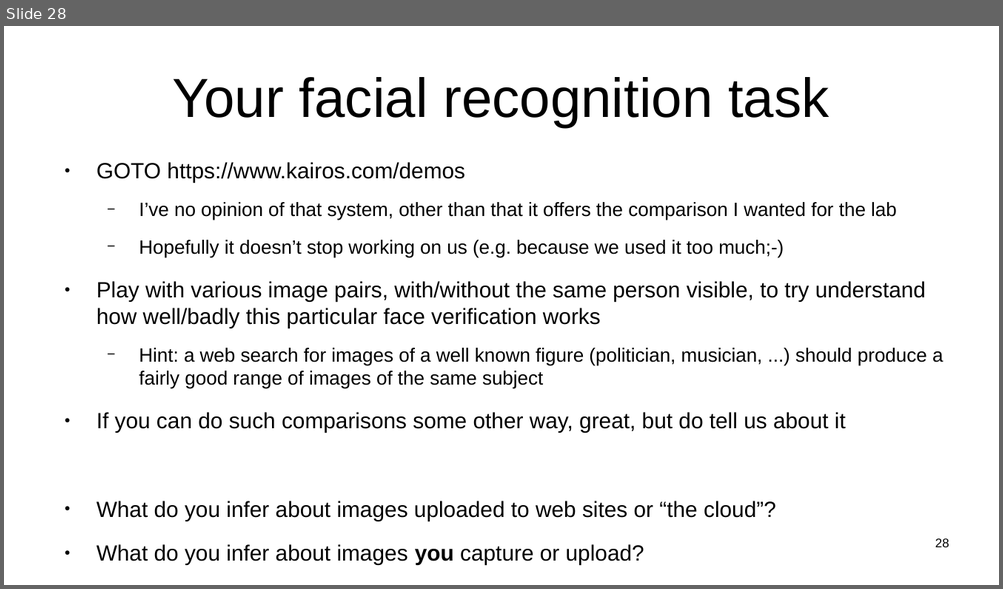
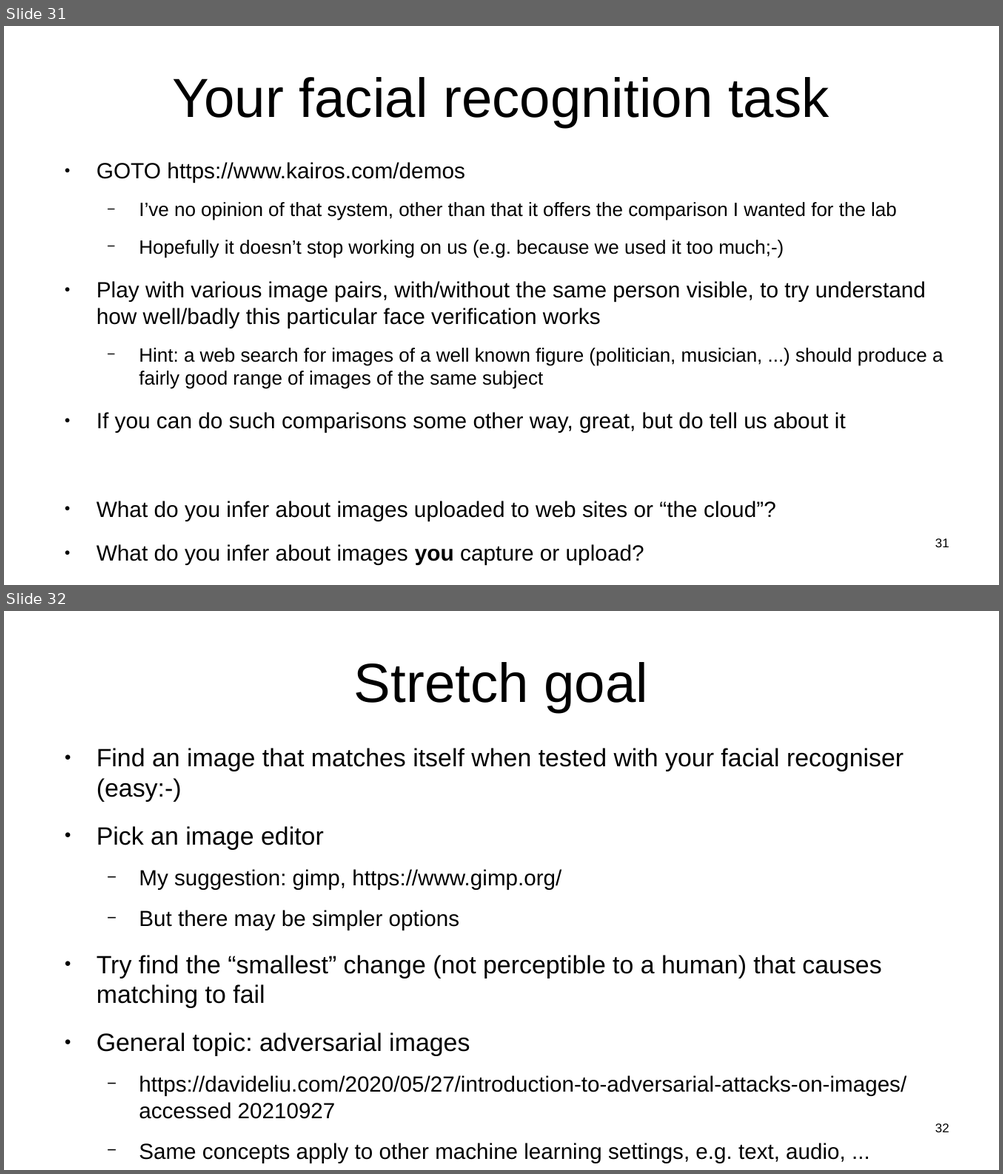
Before and after one commit to sftcd/witidtm, a slide deck: lectures/2021-2022/labs.odp. Shown one above the other, each under a label of ours: slide 28 before the commit, slides 31 and 32 after it. The pictures are 1003x589 and 1003x1174 pixels, drawn with LibreOffice and Linux fonts; fonts in the diff are those of the drawing. Boxes give left, top, right and bottom in pixels: in the first picture for what was removed or moved away, otherwise in the second. Text is boxed around its words. In the diff, an @@ line names an element or a change of style, - is before the commit and + after.

Commit message:
added stretch goal

```diff
--- a/lectures/2021-2022/labs.odp
+++ b/lectures/2021-2022/labs.odp
@@ slide 32 added at (4, 611, 999, 1170), background #FFFFFF @@
@@ title added at (354, 662, 648, 712), 44 pt, text #000000 @@
+Stretch goal
@@ text added at (96, 748, 906, 1163), 17.5 pt, text #000000 @@
+● Find an image that matches itself when tested with your facial recogniser (easy:-)
+● Pick an image editor
+  − My suggestion: gimp, https://www.gimp.org/
+  − But there may be simpler options
+● Try find the “smallest” change (not perceptible to a human) that causes matching to fail
+● General topic: adversarial images
+  − https://davideliu.com/2020/05/27/introduction-to-adversarial-attacks-on-images/ accessed 20210927
+  − Same concepts apply to other machine learning settings, e.g. text, audio, ...
@@ page number added at (935, 1124, 949, 1133), 10 pt, text #000000 @@
+32
@@ what was slide 28 is now slide 31 @@
@@ page number at (935, 539, 949, 548): text changed @@
-28
+31
```
Also in this commit, not shown: 1 slide changed, 3 other slides added, 1 other file.
